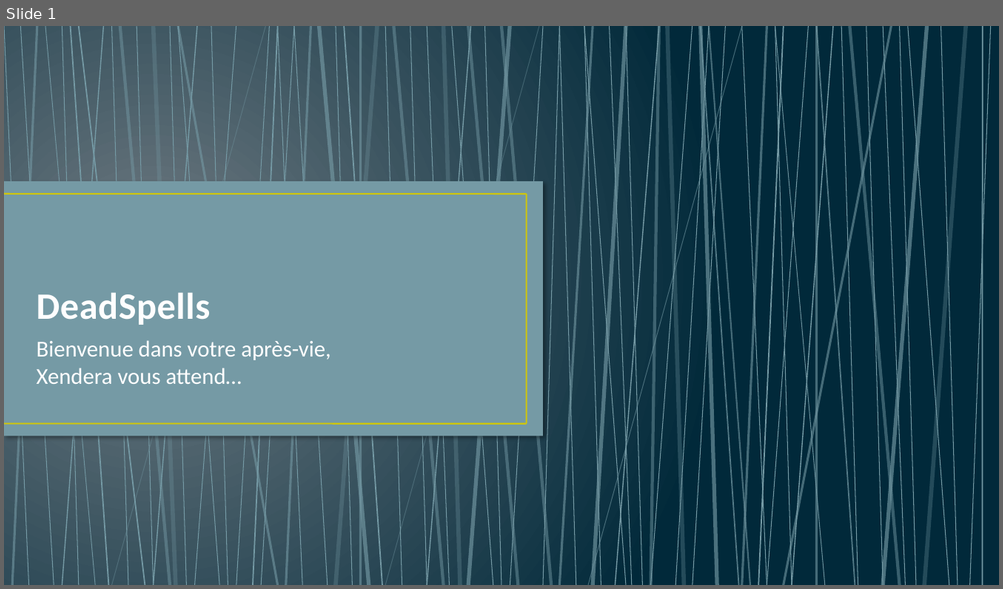
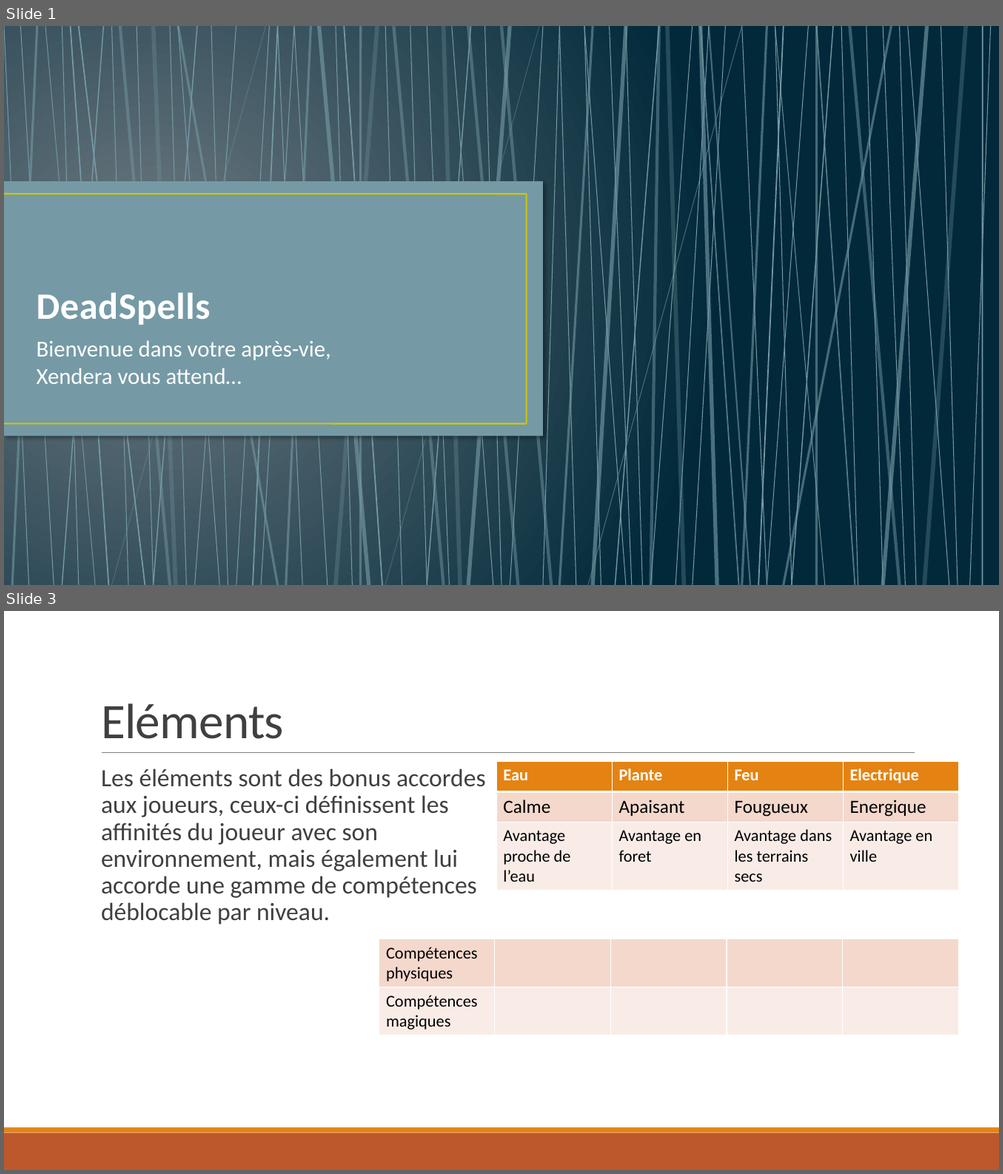
Before and after one commit to NCarrez/JdR-DeadSpells, a slide deck: 00 - Presentation.pptx. Shown one above the other, each under a label of ours: slide 1 before the commit, slides 1 and 3 after it; the slides between them are not shown. The pictures are 1003x589 and 1003x1174 pixels, drawn with LibreOffice and Linux fonts; fonts in the diff are those of the drawing. Boxes give left, top, right and bottom in pixels: in the first picture for what was removed or moved away, otherwise in the second. Text is boxed around its words. In the diff, an @@ line names an element or a change of style, - is before the commit and + after.

```diff
--- a/00 - Presentation.pptx
+++ b/00 - Presentation.pptx
@@ slide 3 added at <box>4,611,999,1170</box>, background #FFFFFF @@
@@ title added at <box>101,703,284,739</box>, 48 pt, text #404040 @@
+Eléments
@@ line added from (102, 753) to (915, 753), #808080 0.5 pt @@
@@ table added at <box>496,762,959,889</box>, 3 rows, 4 columns @@
+Eau | Plante | Feu | Electrique
+Calme | Apaisant | Fougueux | Energique
+Avantage proche de l’eau | Avantage en foret | Avantage dans les terrains secs | Avantage en ville
@@ text added at <box>101,769,486,925</box>, 24 pt, text #404040 @@
+  Les éléments sont des bonus accordes aux joueurs, ceux-ci définissent les affinités du joueur avec son environnement, mais également lui accorde une gamme de compétences déblocable par niveau.
@@ table added at <box>378,940,957,1034</box>, 2 rows, 5 columns @@
+Compétences physiques |  |  |  | 
+Compétences magiques |  |  |  | 
@@ rectangle added at <box>4,1133,999,1170</box>, fill #BD582C @@
@@ rectangle added at <box>4,1128,999,1133</box>, fill #E48312 @@
```
Also in this commit, not shown: 2 slides changed.
